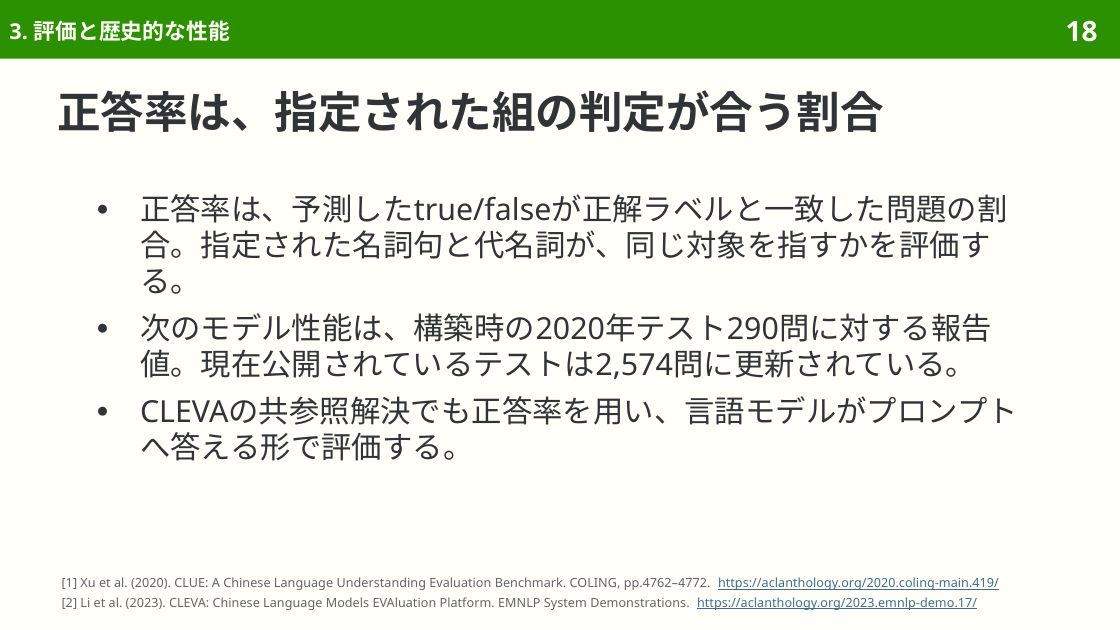
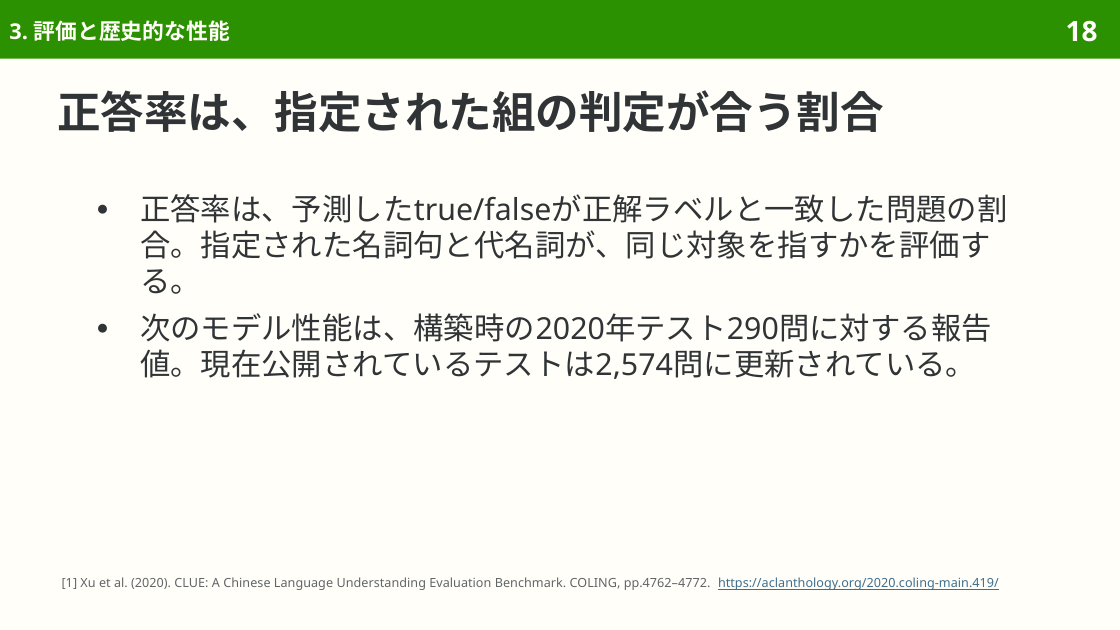
Before and after one commit to sasakiy84/datasets-in-10-minutes, a slide deck: slide 18 of slides/datasets-in-10-minutes-cluewsc2020.pptx. Drawn at 1120x630 pixels with LibreOffice and Linux fonts; fonts in the diff are those of the drawing. Boxes give left, top, right and bottom in pixels: in the first picture for what was removed or moved away, otherwise in the second. Text is boxed around its words. In the diff, an @@ line names an element or a change of style, - is before the commit and + after.

Commit message:
Center CLUEWSC2020 on Chinese reference resolution and original evaluation

```diff
--- a/slides/datasets-in-10-minutes-cluewsc2020.pptx
+++ b/slides/datasets-in-10-minutes-cluewsc2020.pptx
@@ text at bbox=[140, 396, 1018, 461]: paragraph removed @@
-● CLEVAの共参照解決でも正答率を用い、言語モデルがプロンプトへ答える形で評価する。
@@ text at bbox=[62, 597, 977, 610]: paragraph removed @@
-[2] Li et al. (2023). CLEVA: Chinese Language Models EVAluation Platform. EMNLP System Demonstrations. https://aclanthology.org/2023.emnlp-demo.17/
```
Also in this commit, not shown: 10 other slides changed, 4 slides removed, 55 other files.
